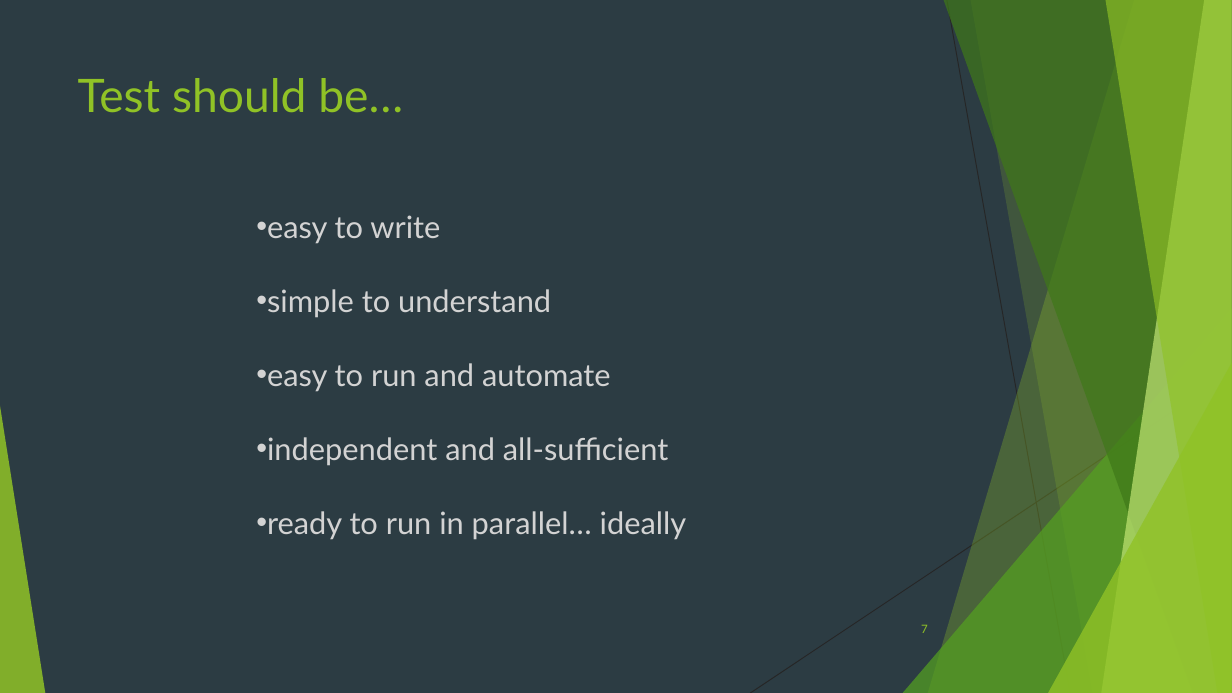
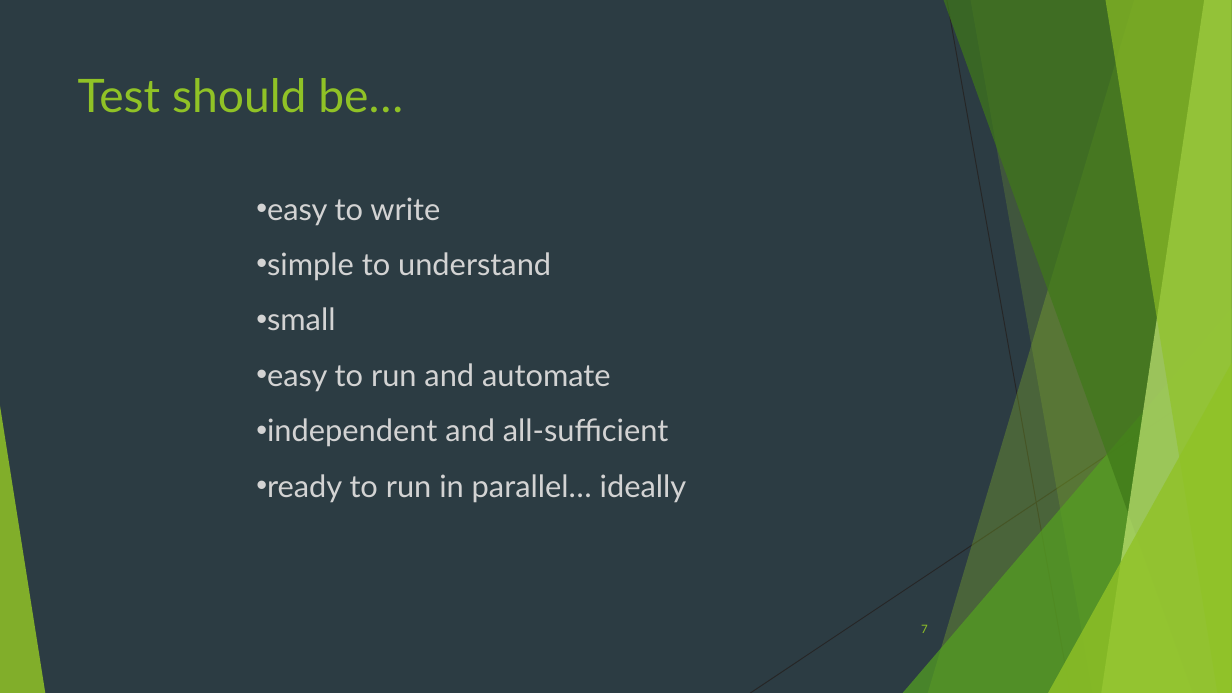
Before and after one commit to lionvs/NET_CodeTesting, a slide deck: slide 7 of NET Code Testing.pptx. Drawn at 1232x693 pixels with LibreOffice and Linux fonts; fonts in the diff are those of the drawing. Boxes give left, top, right and bottom in pixels: in the first picture for what was removed or moved away, otherwise in the second. Text is boxed around its words. In the diff, an @@ line names an element or a change of style, - is before the commit and + after.

```diff
--- a/NET Code Testing.pptx
+++ b/NET Code Testing.pptx
@@ text at (x1=267, y1=197, x2=687, y2=503): line spacing 2 to 1.5 @@
@@ text at (x1=267, y1=307, x2=335, y2=330): paragraph added @@
+• small
```
